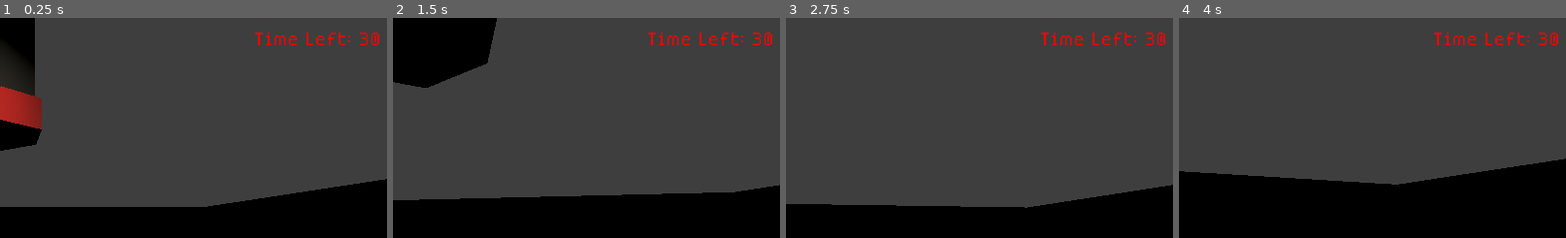
Above: before the commit, frames 1-4 (left to right).
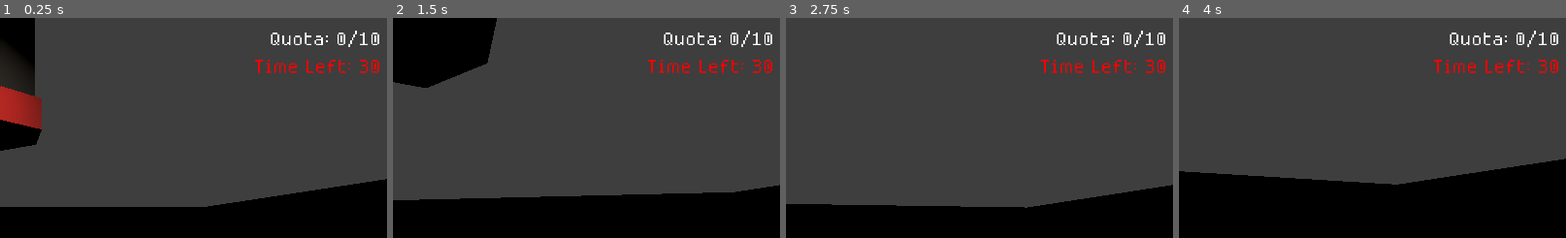
Above: after the commit, the same moments.

Repository: c0sx/ld58
Game: Godot game, scene res://scenes/main.tscn
The game is run twice, just before and just after one commit, with the same random seed, the same clock (stepped at 60 frames per second) and the same inputs.
Inputs (mouse positions are % of the whole screen's width and height, from its top left):
- Up to frame 1 (0.25 s): no input
- Up to frame 2 (1.5 s): tap Enter at 0.5 s; move the mouse to (55, 50) at 0.52 s; hold E (interact) 0.53-1.28 s; hold W (move_forward) from 0.53 s (still down); move the mouse to (45, 50) at 1.27 s; tap E (interact) at 1.35 s
- Up to frame 3 (2.75 s): keep holding W (move_forward); move the mouse to (52, 48) at 2.02 s; hold E (interact) from 2.03 s (still down)
- Up to frame 4 (4 s): keep holding W (move_forward); move the mouse to (49, 52) at 2.77 s; release E (interact) at 2.78 s; tap E (interact) at 2.85 s; move the mouse to (57, 51) at 3.52 s; hold E (interact) from 3.53 s (still down)
The pictures show only the part of the screen within x 50-100%, y 0-50%; the shares and areas given below are measured in that part.

The runs differ from the first frame. In frame 1, 1.4% of the frame differs, in the area x 65-98%, y 5-26%; in frame 2, 1.4%; in frame 3, 1.4%; in frame 4, 1.4%.

Commit message:
feat: add win screen

Diff:
--- /dev/null
+++ b/default_bus_layout.tres
@@ -0,0 +1,9 @@
+[gd_resource type="AudioBusLayout" format=3 uid="uid://ca1652uwedvew"]
+
+[resource]
+bus/1/name = &"SFX"
+bus/1/solo = false
+bus/1/mute = false
+bus/1/bypass_fx = false
+bus/1/volume_db = 0.0
+bus/1/send = &"Master"
--- a/game-over-screen/game-over-screen.tscn
+++ b/game-over-screen/game-over-screen.tscn
@@ -24,11 +24,11 @@
 corner_detail = 2
 anti_aliasing = false
 
-[sub_resource type="StyleBoxFlat" id="StyleBoxFlat_y67lq"]
-content_margin_left = 10.0
-content_margin_top = 10.0
-content_margin_right = 10.0
-content_margin_bottom = 10.0
+[sub_resource type="StyleBoxFlat" id="StyleBoxFlat_jvg1q"]
+content_margin_left = 0.0
+content_margin_top = 0.0
+content_margin_right = 0.0
+content_margin_bottom = 0.0
 bg_color = Color(0.0862745, 0.0862745, 0.0862745, 1)
 border_width_left = 5
 border_width_top = 5
@@ -41,11 +41,11 @@
 corner_detail = 2
 anti_aliasing = false
 
-[sub_resource type="StyleBoxFlat" id="StyleBoxFlat_jvg1q"]
-content_margin_left = 0.0
-content_margin_top = 0.0
-content_margin_right = 0.0
-content_margin_bottom = 0.0
+[sub_resource type="StyleBoxFlat" id="StyleBoxFlat_y67lq"]
+content_margin_left = 10.0
+content_margin_top = 10.0
+content_margin_right = 10.0
+content_margin_bottom = 10.0
 bg_color = Color(0.0862745, 0.0862745, 0.0862745, 1)
 border_width_left = 5
 border_width_top = 5
--- a/loot-box/loot-box.gd
+++ b/loot-box/loot-box.gd
@@ -66,7 +66,7 @@
 	if _player:
 		_player.new_item_picked(_loot_item)
 
-		await _play_pick_complete()
+		_play_pick_complete()
 		await get_tree().create_timer(0.1).timeout
 
 	get_parent().remove_child(self)
@@ -83,15 +83,10 @@
 	if not stream:
 		return
 
-	if not _audio_stream_player.is_playing():
-		_audio_stream_player.stream = stream
+	var pitch_variation = randf_range(-0.05, 0.05)
+	var pitch_scale = 1.0 + pitch_variation
 
-		var pitch_variation = randf_range(-0.05, 0.05)
-		_audio_stream_player.pitch_scale = 1.0 + pitch_variation
-
-		var delay = randf_range(0.0, 0.1)
-		await get_tree().create_timer(delay).timeout
-		_audio_stream_player.play()
+	SoundPool.play(_audio_stream_player, stream, pitch_scale)
 
 func _select_color() -> Color:
 	var c = colors.pick_random()
--- a/loot-box/loot-box.tscn
+++ b/loot-box/loot-box.tscn
@@ -108,3 +108,4 @@
 theme_override_styles/fill = SubResource("StyleBoxFlat_6otr5")
 
 [node name="AudioStreamPlayer3D" type="AudioStreamPlayer3D" parent="."]
+bus = &"SFX"
--- a/player/player.gd
+++ b/player/player.gd
@@ -121,10 +121,9 @@
 	return player_pick_duration
 
 func reduce_picking_duration(value: float, limit: float) -> void:
-	if player_pick_duration - value >= limit:
-		player_pick_duration -= value;
+	player_pick_duration -= value;
 
-		emit_signal("picking_duration_reduced", value, player_pick_duration <= limit)
+	emit_signal("picking_duration_reduced", value, player_pick_duration <= limit)
 
 # quota
 
--- a/project.godot
+++ b/project.godot
@@ -14,6 +14,10 @@
 run/main_scene="res://scenes/main.tscn"
 config/features=PackedStringArray("4.5", "Forward Plus")
 config/icon="res://icon.svg"
+
+[autoload]
+
+SoundPool="*res://sound-pool/sound-pool.gd"
 
 [display]
 
--- a/quota/quota.gd
+++ b/quota/quota.gd
@@ -4,13 +4,14 @@
 @export var quota_timer: float = 10.0
 @export var loot_items: Array[LootItem] = []
 @export var start_quota_items = 3
+@export var total_rounds: int = 10
+@export var current_round: int = 0
 
 @onready var _timer: Timer = $Timer
 @onready var _total_timer: Timer = $QuotaTimer
 
 var _current_time: float = 0.0
 var _current_quota: Dictionary
-var _round: int = 0
 var _difficulty: int = 0
 var _current_quota_timer = 0.0
 
@@ -18,6 +19,7 @@
 signal quota_timer_tick
 signal quota_finished
 signal quota_timer_increased(value: int, maximum: bool)
+signal win
 
 func _ready() -> void:
 	_timer.timeout.connect(_on_tick)
@@ -27,10 +29,14 @@
 	_total_timer.wait_time = quota_timer
 	_current_quota_timer = quota_timer
 
-	_round += 1
+	if current_round + 1 > total_rounds:
+		emit_signal("win")
+		return
+
+	current_round += 1
 	_current_time = 0.0
 
-	if _round > 1 and (_round - 1) % 3 == 0:
+	if current_round > 1 and (current_round - 1) % 3 == 0:
 		_difficulty += 3
 		start_quota_items += _difficulty
 
@@ -39,7 +45,7 @@
 	_timer.start()
 	_total_timer.start()
 
-	emit_signal('quota_started', _current_quota, quota_timer, _difficulty)
+	emit_signal('quota_started', _current_quota, quota_timer, current_round)
 
 func get_current_quota() -> Dictionary:
 	return _current_quota
--- a/quota/quota.tscn
+++ b/quota/quota.tscn
@@ -1,9 +1,10 @@
 [gd_scene load_steps=2 format=3 uid="uid://dsve5jxi3op64"]
 
-[ext_resource type="Script" path="res://quota/quota.gd" id="1_co7yq"]
+[ext_resource type="Script" uid="uid://ccom5gwbgdupm" path="res://quota/quota.gd" id="1_co7yq"]
 
 [node name="Quota" type="Node3D"]
 script = ExtResource("1_co7yq")
+total_rounds = 2
 
 [node name="Timer" type="Timer" parent="."]
 
--- a/scenes/main-scene.gd
+++ b/scenes/main-scene.gd
@@ -11,6 +11,7 @@
 @onready var _pause_screen: Control = $PauseScreen
 @onready var _game_over_screen: Control = $GameOverScreen
 @onready var _audio_stream_player: AudioStreamPlayer = $AudioStreamPlayer
+@onready var _win_screen: WinScreen = $WinScreen
 
 var _first_interacted = false
 var _is_quota_started = false
@@ -45,6 +46,7 @@
 	_quota.quota_timer_tick.connect(_on_quota_timer_tick)
 	_quota.quota_finished.connect(_on_quota_finished)
 	_quota.quota_timer_increased.connect(_on_quota_timer_increased)
+	_quota.win.connect(_on_win)
 
 	_pause_controller.game_paused.connect(_on_game_paused)
 	_pause_controller.game_resumed.connect(_on_game_resumed)
@@ -54,6 +56,7 @@
 
 	_ui.welcome_message()
 	_ui.update_quota_timer(_quota.quota_timer)
+	_ui.update_quota(_quota.current_round, _quota.total_rounds)
 
 func _input(event) -> void:
 	if event is InputEventMouseButton:
@@ -110,21 +113,13 @@
 func _on_quota_timer_tick(remaining: float) -> void:
 	_ui.update_quota_timer(remaining)
 
-func _on_quota_started(quota: Dictionary, timer: float, difficulty: int) -> void:
+func _on_quota_started(quota: Dictionary, timer: float, current_round: int) -> void:
 	_is_quota_started = true
 
 	var plan = _player.build_plan(quota)
 	_ui.update_quota_plan(plan)
 	_ui.update_quota_timer(timer)
-
-	if difficulty > 0:
-		_upgrades["Difficulty"] = {
-			"value": difficulty,
-			"str": "+" + str(difficulty),
-			"limit": 18
-		}
-
-		_ui.update_upgrades(_upgrades)
+	_ui.update_quota(current_round, _quota.total_rounds)
 
 func _on_quota_finished() -> void:
 	_is_quota_started = false
@@ -144,15 +139,24 @@
 	_game_over_screen.update_score(score, _upgrades, _items_history)
 	_game_over_screen.visible = true
 
+func _on_win() -> void:
+	Input.set_mouse_mode(Input.MOUSE_MODE_VISIBLE)
+	get_tree().paused = true
+
+	var score = _player.get_score()
+	_win_screen.render(score, _upgrades, _items_history)
+
 func _on_game_paused() -> void:
 	Input.set_mouse_mode(Input.MOUSE_MODE_VISIBLE)
 	get_tree().paused = true
 	_pause_screen.visible = true
+	pass
 
 func _on_game_resumed() -> void:
 	Input.set_mouse_mode(Input.MOUSE_MODE_CAPTURED)
 	get_tree().paused = false
 	_pause_screen.visible = false
+	pass
 
 func _on_quota_timer_increased(value: int, maximum) -> void:
 	var current = _upgrades.get("Timer", {"value": 0})
@@ -180,7 +184,7 @@
 	var current = _upgrades.get("Loot speed", {"value": 0.0})
 	_upgrades["Loot speed"] = {
 		"value": float(current["value"]) + value,
-		"str": "+" + str(float(current["value"]) + value),
+		"str": "-" + str(float(current["value"]) + value),
 		"maximum": maximum
 	}
 
--- a/scenes/main.tscn
+++ b/scenes/main.tscn
@@ -12,10 +12,12 @@
 [ext_resource type="PackedScene" uid="uid://bfjd0cwaleh0b" path="res://ui/ui.tscn" id="6_0dwyr"]
 [ext_resource type="PackedScene" uid="uid://dsve5jxi3op64" path="res://quota/quota.tscn" id="7_mm867"]
 [ext_resource type="Resource" uid="uid://3sdsic4taway" path="res://loot-item/item-ball.tres" id="10_f7wrf"]
+[ext_resource type="Script" uid="uid://c3kso7oje5wqv" path="res://loot-item/loot-item.gd" id="10_muem4"]
 [ext_resource type="PackedScene" uid="uid://ckhaeb7af0hr" path="res://game-over-screen/game-over-screen.tscn" id="11_pthsh"]
 [ext_resource type="Resource" uid="uid://dblcintl450us" path="res://loot-item/item-gold-jewelry.tres" id="11_slfad"]
 [ext_resource type="Resource" uid="uid://ck35dlroa1v7c" path="res://loot-item/item-old-toy.tres" id="12_agy6m"]
 [ext_resource type="PackedScene" uid="uid://bleya7mqfp6v6" path="res://pause-screen/pause-screen.tscn" id="12_p2wha"]
+[ext_resource type="PackedScene" uid="uid://dun6r1hw6mrb1" path="res://win-screen/win-screen.tscn" id="18_dp3eg"]
 
 [sub_resource type="ProceduralSkyMaterial" id="ProceduralSkyMaterial_tcvn7"]
 sky_horizon_color = Color(0.64625, 0.65575, 0.67075, 1)
@@ -142,7 +144,8 @@
 
 [node name="Quota" parent="." instance=ExtResource("7_mm867")]
 quota_timer = 30.0
-loot_items = Array[Resource("res://loot-item/loot-item.gd")]([ExtResource("10_f7wrf"), ExtResource("11_slfad"), ExtResource("12_agy6m")])
+loot_items = Array[ExtResource("10_muem4")]([ExtResource("10_f7wrf"), ExtResource("11_slfad"), ExtResource("12_agy6m")])
+total_rounds = 10
 
 [node name="UI" parent="." instance=ExtResource("6_0dwyr")]
 mouse_filter = 1
@@ -158,4 +161,6 @@
 process_mode = 2
 visible = false
 
+[node name="WinScreen" parent="." instance=ExtResource("18_dp3eg")]
+
 [node name="AudioStreamPlayer" type="AudioStreamPlayer" parent="."]
--- /dev/null
+++ b/sound-pool/sound-pool.gd
@@ -0,0 +1,26 @@
+extends Node
+
+@export var max_sounds: int = 4
+@export var bus: AudioBusLayout
+
+var _sounds = []
+
+func play(player: AudioStreamPlayer3D, stream: AudioStream, pitch_scale: float) -> void:
+	_sounds = _sounds.filter(func(s):
+		return is_instance_valid(s) and s.playing
+	)
+
+	if _sounds.size() >= max_sounds:
+		var oldest = _sounds[0]
+		oldest.stop()
+		_sounds.erase(oldest)
+		return
+
+	player.stream = stream;
+	player.pitch_scale = pitch_scale
+
+	var delay = randf_range(0.0, 0.1)
+	await get_tree().create_timer(delay).timeout
+	player.play()
+
+	_sounds.append(player)
--- a/ui/ui.gd
+++ b/ui/ui.gd
@@ -3,10 +3,11 @@
 
 @onready var _message: Panel = $MessagePanel
 @onready var _label: Label = $MessagePanel/Label
-@onready var _timer: Label = $TimeLeft
-@onready var _inventory: VBoxContainer = $Inventory
-@onready var _score: Label = $Score
-@onready var _upgrades: VBoxContainer = $Upgrades
+@onready var _timer: Label = $MarginContainer/HBoxContainer/Right/TimeLeft
+@onready var _inventory: VBoxContainer = $MarginContainer/HBoxContainer/Right/Inventory
+@onready var _score: Label = $MarginContainer/HBoxContainer/Left/Score
+@onready var _upgrades: VBoxContainer = $MarginContainer/HBoxContainer/Left/Upgrades
+@onready var _quota: Label = $MarginContainer/HBoxContainer/Right/Quota
 
 func _ready() -> void:
 	_message.visible = false
@@ -47,6 +48,9 @@
 
 		_inventory.add_child(label)
 
+func update_quota(current: int, total: int) -> void:
+	_quota.text = "Quota: " + str(current) + "/" + str(total)
+
 func update_quota_timer(value: float) -> void:
 	_timer.text = "Time Left: " + str(int(value))
 
--- a/ui/ui.tscn
+++ b/ui/ui.tscn
@@ -26,6 +26,60 @@
 grow_vertical = 2
 mouse_filter = 2
 script = ExtResource("1_aqu2k")
+
+[node name="MarginContainer" type="MarginContainer" parent="."]
+layout_mode = 1
+anchors_preset = 15
+anchor_right = 1.0
+anchor_bottom = 1.0
+grow_horizontal = 2
+grow_vertical = 2
+theme_override_constants/margin_left = 20
+theme_override_constants/margin_top = 20
+theme_override_constants/margin_right = 20
+theme_override_constants/margin_bottom = 20
+
+[node name="HBoxContainer" type="HBoxContainer" parent="MarginContainer"]
+layout_mode = 2
+
+[node name="Left" type="VBoxContainer" parent="MarginContainer/HBoxContainer"]
+layout_mode = 2
+size_flags_horizontal = 3
+
+[node name="Score" type="Label" parent="MarginContainer/HBoxContainer/Left"]
+layout_mode = 2
+text = "Score: 0"
+label_settings = ExtResource("2_dnk1i")
+
+[node name="Upgrades" type="VBoxContainer" parent="MarginContainer/HBoxContainer/Left"]
+layout_mode = 2
+
+[node name="Right" type="VBoxContainer" parent="MarginContainer/HBoxContainer"]
+layout_mode = 2
+size_flags_horizontal = 3
+
+[node name="Quota" type="Label" parent="MarginContainer/HBoxContainer/Right"]
+layout_mode = 2
+text = "Quota: "
+label_settings = ExtResource("2_dnk1i")
+horizontal_alignment = 2
+vertical_alignment = 1
+
+[node name="TimeLeft" type="Label" parent="MarginContainer/HBoxContainer/Right"]
+layout_mode = 2
+theme_override_colors/font_color = Color(1, 0, 0, 1)
+theme_override_font_sizes/font_size = 32
+text = "Time Left: 0"
+label_settings = ExtResource("3_1d3im")
+horizontal_alignment = 2
+vertical_alignment = 1
+
+[node name="Inventory" type="VBoxContainer" parent="MarginContainer/HBoxContainer/Right"]
+layout_mode = 2
+mouse_filter = 2
+
+[node name="Label" type="Label" parent="MarginContainer/HBoxContainer/Right/Inventory"]
+layout_mode = 2
 
 [node name="MessagePanel" type="Panel" parent="."]
 layout_mode = 1
@@ -56,52 +110,3 @@
 label_settings = ExtResource("2_dnk1i")
 horizontal_alignment = 1
 vertical_alignment = 1
-
-[node name="TimeLeft" type="Label" parent="."]
-layout_mode = 1
-anchors_preset = 1
-anchor_left = 1.0
-anchor_right = 1.0
-offset_left = -220.0
-offset_top = 20.0
-offset_right = -20.0
-offset_bottom = 70.0
-grow_horizontal = 0
-theme_override_colors/font_color = Color(1, 0, 0, 1)
-theme_override_font_sizes/font_size = 32
-text = "Time Left: 0
-"
-label_settings = ExtResource("3_1d3im")
-horizontal_alignment = 2
-vertical_alignment = 1
-
-[node name="Inventory" type="VBoxContainer" parent="."]
-layout_mode = 1
-anchors_preset = 1
-anchor_left = 1.0
-anchor_right = 1.0
-offset_left = -320.0
-offset_top = 90.0
-offset_right = -20.0
-offset_bottom = 140.0
-grow_horizontal = 0
-mouse_filter = 2
-
-[node name="Label" type="Label" parent="Inventory"]
-layout_mode = 2
-
-[node name="Score" type="Label" parent="."]
-layout_mode = 1
-offset_left = 20.0
-offset_top = 20.0
-offset_right = 220.0
-offset_bottom = 84.0
-text = "Score: 0"
-label_settings = ExtResource("2_dnk1i")
-
-[node name="Upgrades" type="VBoxContainer" parent="."]
-layout_mode = 1
-offset_left = 20.0
-offset_top = 90.0
-offset_right = 320.0
-offset_bottom = 140.0
--- /dev/null
+++ b/win-screen/win-screen.gd
@@ -0,0 +1,55 @@
+class_name WinScreen
+extends Control
+
+@onready var _score: Label = $Panel/MarginContainer/HBoxContainer/Center/Score
+@onready var _upgrades: VBoxContainer = $Panel/MarginContainer/HBoxContainer/Left/CenterContainer/Upgrades
+@onready var _items: VBoxContainer = $Panel/MarginContainer/HBoxContainer/Right/CenterContainer/Items
+@onready var _restart_button: Button = $Panel/MarginContainer/HBoxContainer/Center/CenterContainer/RestartButton
+
+func _ready() -> void:
+	_restart_button.pressed.connect(_on_restart_pressed)
+
+	Input.set_mouse_mode(Input.MOUSE_MODE_VISIBLE)
+	hide()
+
+func render(score: int, upgrades: Dictionary, items: Dictionary) -> void:
+	_score.text = "Score: " + str(score) + "\n"
+
+	get_tree().paused = true
+	_update_upgrades(upgrades)
+	_update_items(items)
+	show()
+
+func _on_restart_pressed() -> void:
+	get_tree().paused = false
+	get_tree().reload_current_scene()
+
+func _update_upgrades(upgrades: Dictionary) -> void:
+	for child in _upgrades.get_children():
+		_upgrades.remove_child(child)
+
+	for key in upgrades:
+		var value = upgrades[key]
+
+		var label = Label.new()
+		label.text = key + ": " + value["str"]
+		label.horizontal_alignment = HORIZONTAL_ALIGNMENT_LEFT
+
+		label.label_settings = preload("res://assets/label.tres")
+
+		_upgrades.add_child(label)
+
+func _update_items(items: Dictionary) -> void:
+	for child in _items.get_children():
+		_items.remove_child(child)
+
+	for key in items:
+		var value = items[key]
+
+		var label = Label.new()
+		label.text = key + ": " + str(value)
+		label.horizontal_alignment = HORIZONTAL_ALIGNMENT_RIGHT
+
+		label.label_settings = preload("res://assets/label.tres")
+
+		_items.add_child(label)
--- /dev/null
+++ b/win-screen/win-screen.tscn
@@ -0,0 +1,201 @@
+[gd_scene load_steps=9 format=3 uid="uid://dun6r1hw6mrb1"]
+
+[ext_resource type="Script" uid="uid://b7nn0uqd8a82d" path="res://win-screen/win-screen.gd" id="1_08dn3"]
+[ext_resource type="LabelSettings" uid="uid://tst8itchmjq" path="res://assets/label.tres" id="1_lpx5o"]
+[ext_resource type="FontFile" uid="uid://bmokuc7oo7370" path="res://assets/medodica/MedodicaRegular.otf" id="2_bk5kx"]
+
+[sub_resource type="StyleBoxFlat" id="StyleBoxFlat_7lm3y"]
+bg_color = Color(0.105882, 0.105882, 0.105882, 1)
+
+[sub_resource type="StyleBoxFlat" id="StyleBoxFlat_08dn3"]
+content_margin_left = 10.0
+content_margin_top = 10.0
+content_margin_right = 10.0
+content_margin_bottom = 10.0
+bg_color = Color(0.0862745, 0.0862745, 0.0862745, 1)
+border_width_left = 5
+border_width_top = 5
+border_width_right = 5
+border_width_bottom = 5
+corner_radius_top_left = 10
+corner_radius_top_right = 10
+corner_radius_bottom_right = 10
+corner_radius_bottom_left = 10
+corner_detail = 2
+anti_aliasing = false
+
+[sub_resource type="StyleBoxFlat" id="StyleBoxFlat_sant5"]
+content_margin_left = 0.0
+content_margin_top = 0.0
+content_margin_right = 0.0
+content_margin_bottom = 0.0
+bg_color = Color(0.0862745, 0.0862745, 0.0862745, 1)
+border_width_left = 5
+border_width_top = 5
+border_width_right = 5
+border_width_bottom = 5
+corner_radius_top_left = 10
+corner_radius_top_right = 10
+corner_radius_bottom_right = 10
+corner_radius_bottom_left = 10
+corner_detail = 2
+anti_aliasing = false
+
+[sub_resource type="StyleBoxFlat" id="StyleBoxFlat_vsido"]
+content_margin_left = 10.0
+content_margin_top = 10.0
+content_margin_right = 10.0
+content_margin_bottom = 10.0
+bg_color = Color(0.0862745, 0.0862745, 0.0862745, 1)
+border_width_left = 5
+border_width_top = 5
+border_width_right = 5
+border_width_bottom = 5
+corner_radius_top_left = 10
+corner_radius_top_right = 10
+corner_radius_bottom_right = 10
+corner_radius_bottom_left = 10
+corner_detail = 2
+anti_aliasing = false
+
+[sub_resource type="StyleBoxFlat" id="StyleBoxFlat_kk5c5"]
+content_margin_left = 10.0
+content_margin_top = 10.0
+content_margin_right = 10.0
+content_margin_bottom = 10.0
+bg_color = Color(0.427451, 0.427451, 0.427451, 1)
+border_width_left = 5
+border_width_top = 5
+border_width_right = 5
+border_width_bottom = 5
+corner_radius_top_left = 10
+corner_radius_top_right = 10
+corner_radius_bottom_right = 10
+corner_radius_bottom_left = 10
+corner_detail = 2
+anti_aliasing = false
+
+[node name="WinScreen" type="Control"]
+layout_mode = 3
+anchors_preset = 15
+anchor_right = 1.0
+anchor_bottom = 1.0
+grow_horizontal = 2
+grow_vertical = 2
+script = ExtResource("1_08dn3")
+
+[node name="Panel" type="Panel" parent="."]
+layout_mode = 1
+anchors_preset = 15
+anchor_right = 1.0
+anchor_bottom = 1.0
+grow_horizontal = 2
+grow_vertical = 2
+mouse_filter = 1
+theme_override_styles/panel = SubResource("StyleBoxFlat_7lm3y")
+
+[node name="MarginContainer" type="MarginContainer" parent="Panel"]
+layout_mode = 1
+anchors_preset = 15
+anchor_right = 1.0
+anchor_bottom = 1.0
+offset_left = -20.0
+offset_top = -20.0
+offset_right = -20.0
+offset_bottom = -20.0
+grow_horizontal = 2
+grow_vertical = 2
+theme_override_constants/margin_left = 20
+theme_override_constants/margin_top = 20
+theme_override_constants/margin_right = 20
+theme_override_constants/margin_bottom = 20
+
+[node name="HBoxContainer" type="HBoxContainer" parent="Panel/MarginContainer"]
+layout_mode = 2
+
+[node name="Left" type="VBoxContainer" parent="Panel/MarginContainer/HBoxContainer"]
+layout_mode = 2
+size_flags_horizontal = 3
+alignment = 1
+
+[node name="CenterContainer" type="CenterContainer" parent="Panel/MarginContainer/HBoxContainer/Left"]
+layout_mode = 2
+
+[node name="Upgrades" type="VBoxContainer" parent="Panel/MarginContainer/HBoxContainer/Left/CenterContainer"]
+layout_mode = 2
+
+[node name="Label" type="Label" parent="Panel/MarginContainer/HBoxContainer/Left/CenterContainer/Upgrades"]
+layout_mode = 2
+text = "Test1"
+label_settings = ExtResource("1_lpx5o")
+
+[node name="Label2" type="Label" parent="Panel/MarginContainer/HBoxContainer/Left/CenterContainer/Upgrades"]
+layout_mode = 2
+text = "Test1"
+label_settings = ExtResource("1_lpx5o")
+
+[node name="Label3" type="Label" parent="Panel/MarginContainer/HBoxContainer/Left/CenterContainer/Upgrades"]
+layout_mode = 2
+text = "Test1"
+label_settings = ExtResource("1_lpx5o")
+
+[node name="Center" type="VBoxContainer" parent="Panel/MarginContainer/HBoxContainer"]
+layout_mode = 2
+size_flags_horizontal = 3
+size_flags_vertical = 4
+theme_override_constants/separation = 25
+alignment = 1
+
+[node name="Label" type="Label" parent="Panel/MarginContainer/HBoxContainer/Center"]
+layout_mode = 2
+text = "Victory!"
+label_settings = ExtResource("1_lpx5o")
+horizontal_alignment = 1
+vertical_alignment = 1
+
+[node name="Score" type="Label" parent="Panel/MarginContainer/HBoxContainer/Center"]
+layout_mode = 2
+text = "Score:
+"
+label_settings = ExtResource("1_lpx5o")
+horizontal_alignment = 1
+
+[node name="CenterContainer" type="CenterContainer" parent="Panel/MarginContainer/HBoxContainer/Center"]
+layout_mode = 2
+
+[node name="RestartButton" type="Button" parent="Panel/MarginContainer/HBoxContainer/Center/CenterContainer"]
+process_mode = 3
+layout_mode = 2
+theme_override_fonts/font = ExtResource("2_bk5kx")
+theme_override_font_sizes/font_size = 64
+theme_override_styles/normal = SubResource("StyleBoxFlat_08dn3")
+theme_override_styles/pressed = SubResource("StyleBoxFlat_sant5")
+theme_override_styles/hover = SubResource("StyleBoxFlat_vsido")
+theme_override_styles/focus = SubResource("StyleBoxFlat_kk5c5")
+text = "Restart"
+
+[node name="Right" type="VBoxContainer" parent="Panel/MarginContainer/HBoxContainer"]
+layout_mode = 2
+size_flags_horizontal = 3
+alignment = 1
+
+[node name="CenterContainer" type="CenterContainer" parent="Panel/MarginContainer/HBoxContainer/Right"]
+layout_mode = 2
+
+[node name="Items" type="VBoxContainer" parent="Panel/MarginContainer/HBoxContainer/Right/CenterContainer"]
+layout_mode = 2
+
+[node name="Label" type="Label" parent="Panel/MarginContainer/HBoxContainer/Right/CenterContainer/Items"]
+layout_mode = 2
+text = "Test1"
+label_settings = ExtResource("1_lpx5o")
+
+[node name="Label2" type="Label" parent="Panel/MarginContainer/HBoxContainer/Right/CenterContainer/Items"]
+layout_mode = 2
+text = "Test1"
+label_settings = ExtResource("1_lpx5o")
+
+[node name="Label3" type="Label" parent="Panel/MarginContainer/HBoxContainer/Right/CenterContainer/Items"]
+layout_mode = 2
+text = "Test1"
+label_settings = ExtResource("1_lpx5o")
Not shown: 2 places in game-over-screen/game-over-screen.tscn that only renumber resources
Not shown: 1 places in scenes/main.tscn that only renumber resources
Not shown, added: sound-pool/sound-pool.gd.uid
Not shown: 1 places in ui/ui.tscn that only renumber resources
Not shown, added: win-screen/win-screen.gd.uid
